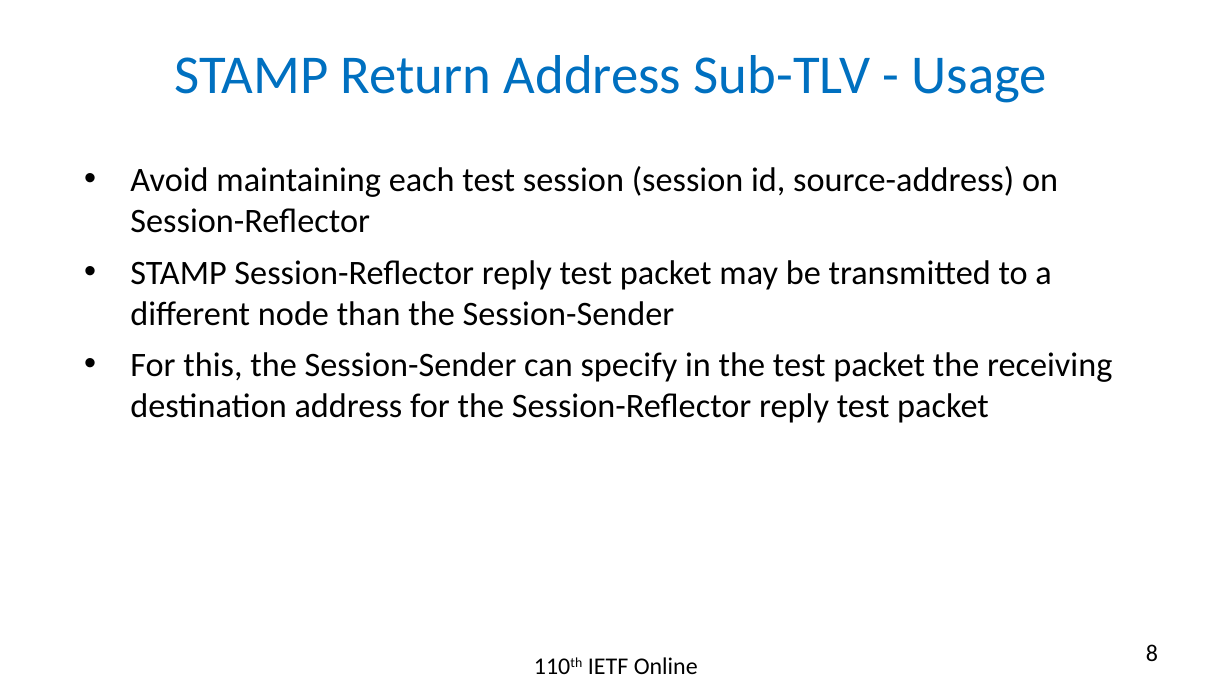
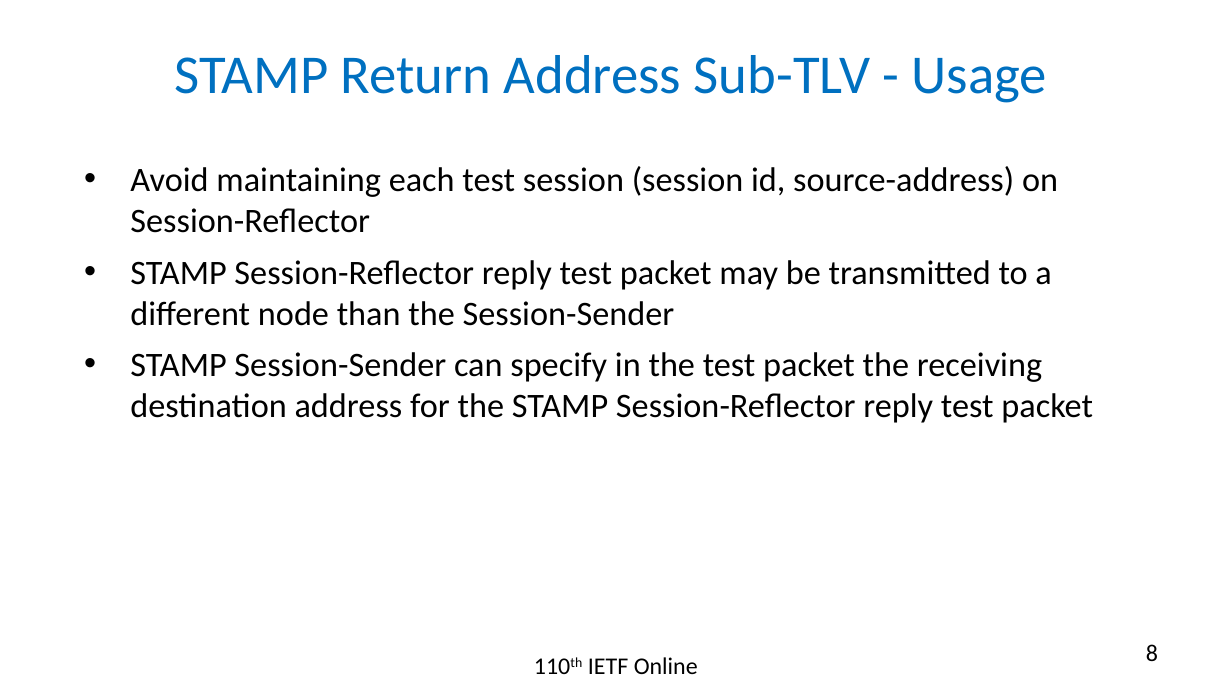
Before and after one commit to rakgandhi/ietf-slides, a slide deck: slide 8 of draft-gandhi-ippm-stamp-srpm-02.pptx. Drawn at 1232x693 pixels with LibreOffice and Linux fonts; fonts in the diff are those of the drawing. Boxes give left, top, right and bottom in pixels: in the first picture for what was removed or moved away, otherwise in the second. Text is boxed around its words. In the diff, an @@ line names an element or a change of style, - is before the commit and + after.

```diff
--- a/draft-gandhi-ippm-stamp-srpm-02.pptx
+++ b/draft-gandhi-ippm-stamp-srpm-02.pptx
@@ text at <box>130,352,1093,423</box>: text changed @@
-• For this, the Session-Sender can specify in the test packet the receiving destination address for the Session-Reflector reply test packet
+• STAMP Session-Sender can specify in the test packet the receiving destination address for the STAMP Session-Reflector reply test packet
```
Also in this commit, not shown: 3 other slides changed, 5 other files.
